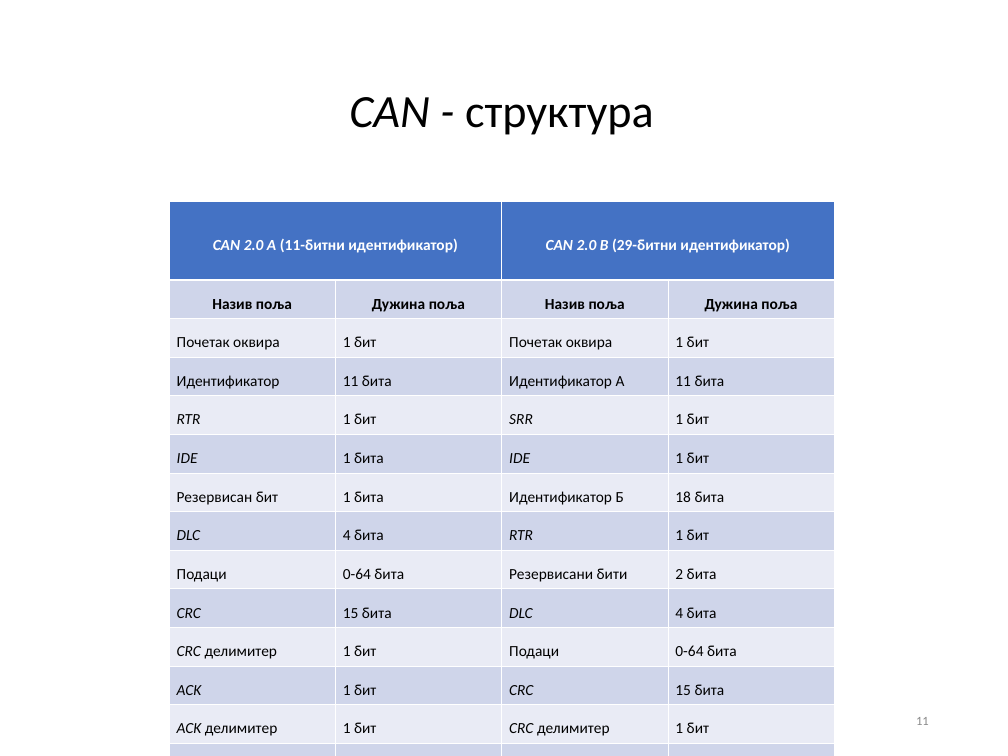
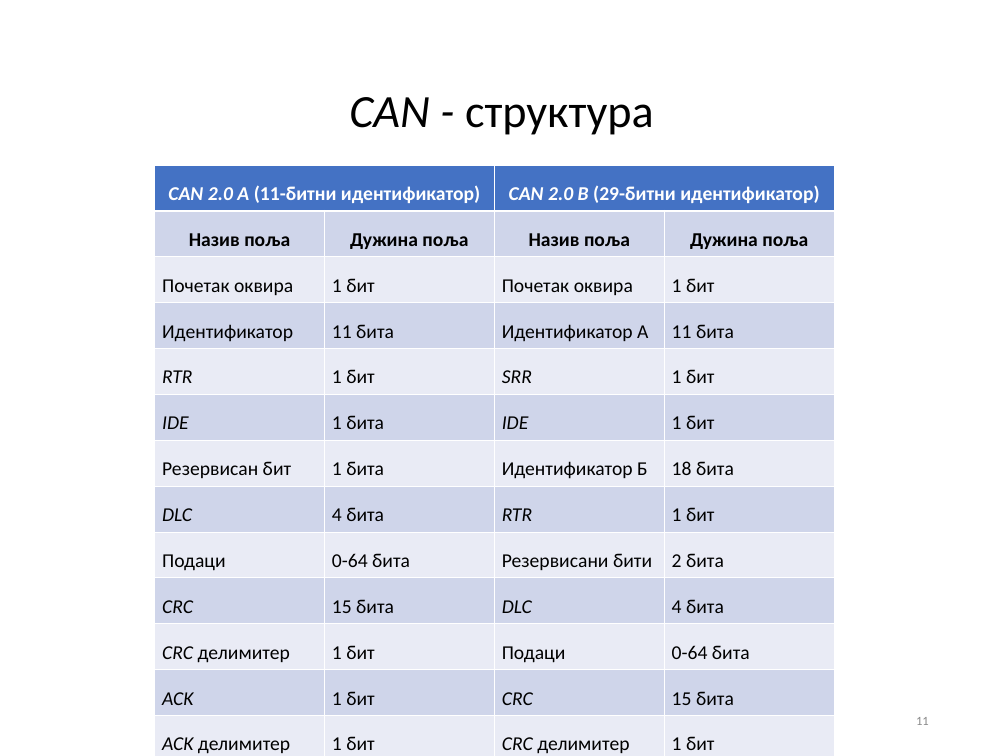
Before and after one commit to fjasic/bsc, a slide deck: slide 11 of documentation/Filip_Jasic_RA46-2014-prezentacija.ppt. Drawn at 1008x756 pixels with LibreOffice and Linux fonts; fonts in the diff are those of the drawing; background and template pictures are left out. Boxes give left, top, right and bottom in pixels: in the first picture for what was removed or moved away, otherwise in the second. Text is boxed around its words. In the diff, an @@ line names an element or a change of style, - is before the commit and + after.

```diff
--- a/documentation/Filip_Jasic_RA46-2014-prezentacija.ppt
+++ b/documentation/Filip_Jasic_RA46-2014-prezentacija.ppt
@@ table at (154,165,835,756) @@
@@ size 11 to 14 pt @@
@@ table: place and size @@
-table at (169,202,835,740)
+table at (154,165,835,756)
```
Also in this commit, not shown: 5 other slides changed, 1 slide added, 1 slide removed.
